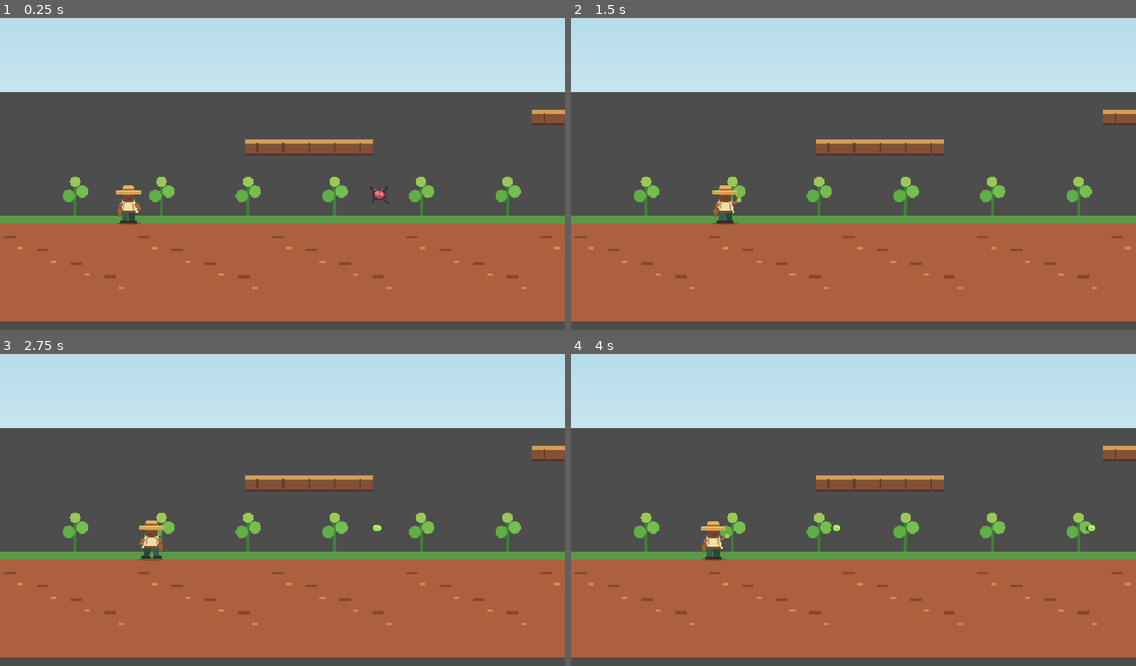
Above: before the commit, frames 1-4 (two rows, left to right).
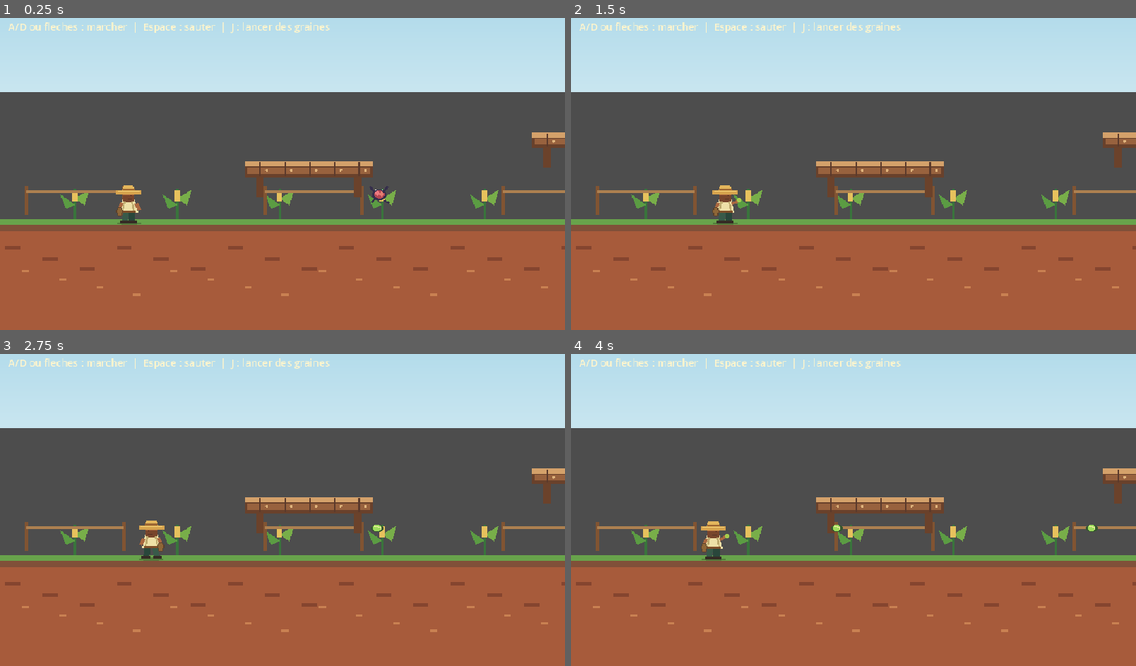
Above: after the commit, the same moments.

Repository: KlozoG-coder/0SW-JeuxVideo
Game: Godot game, scene res://scenes/Main.tscn
Same seed, same stepped clock (60 frames per second), same inputs: the game is played once before the commit and once after it.
Inputs:
- Up to frame 1 (0.25 s): no input
- Up to frame 2 (1.5 s): tap Enter at 0.5 s; hold J (attack) 0.53-1.28 s; hold D (right) from 0.53 s (still down); tap W (jump) at 0.77 s; tap J (attack) at 1.35 s
- Up to frame 3 (2.75 s): tap W (jump) at 1.52 s; release D (right) at 2.03 s; hold A (left) from 2.03 s (still down); hold J (attack) from 2.03 s (still down)
- Up to frame 4 (4 s): release A (left) at 2.78 s; release J (attack) at 2.78 s; hold D (right) from 2.78 s (still down); tap J (attack) at 2.85 s; tap W (jump) at 3.02, 3.77 s; hold J (attack) from 3.53 s (still down)

The runs differ from the first frame. In frame 1, 13% of the frame differs, in the area x 0-100%, y 1-100%; in frame 2, 13%; in frame 3, 13%; in frame 4, 13%.

Commit message:
Version 2 -Ajout des plateformes et amélioration décor

Diff:
--- a/Projet_Session/Le_Gardien_du_Champ/src/project.godot
+++ b/Projet_Session/Le_Gardien_du_Champ/src/project.godot
@@ -14,7 +14,7 @@
 
 [application]
 
-config/name="Le Gardien du Champ - Village V1"
+config/name="Le Gardien du Champ - Village V2"
 run/main_scene="res://scenes/Main.tscn"
 config/features=PackedStringArray("4.7", "GL Compatibility")
 
--- a/Projet_Session/Le_Gardien_du_Champ/src/scenes/Main.tscn
+++ b/Projet_Session/Le_Gardien_du_Champ/src/scenes/Main.tscn
@@ -10,6 +10,7 @@
 [ext_resource type="Texture2D" path="res://assets/foreground.png" id="8"]
 
 [ext_resource type="Script" path="res://scripts/platform.gd" id="9"]
+[ext_resource type="Texture2D" path="res://assets/village.png" id="10"]
 
 [sub_resource type="RectangleShape2D" id="1"]
 size = Vector2(2400, 50)
@@ -61,13 +62,24 @@
 position = Vector2(0, -180)
 
 [node name="ParallaxForeground" type="Parallax2D" parent="."]
-z_index = 2
+z_index = -1
 scroll_scale = Vector2(1.2, 0)
 repeat_size = Vector2(640, 0)
 
 [node name="Sprite2D" type="Sprite2D" parent="ParallaxForeground"]
 texture_filter = 1
 texture = ExtResource("8")
+centered = false
+position = Vector2(0, -180)
+
+[node name="ParallaxVillage" type="Parallax2D" parent="."]
+z_index = -2
+scroll_scale = Vector2(0.7, 0)
+repeat_size = Vector2(640, 0)
+
+[node name="Sprite2D" type="Sprite2D" parent="ParallaxVillage"]
+texture_filter = 1
+texture = ExtResource("10")
 centered = false
 position = Vector2(0, -180)
 
@@ -103,7 +115,7 @@
 [node name="Platforms" type="Node2D" parent="."]
 
 [node name="Platform1" type="StaticBody2D" parent="Platforms"]
-position = Vector2(350, 102)
+position = Vector2(350, 128)
 collision_layer = 2
 collision_mask = 0
 script = ExtResource("9")
@@ -112,7 +124,7 @@
 shape = SubResource("platform_shape")
 
 [node name="Platform2" type="StaticBody2D" parent="Platforms"]
-position = Vector2(675, 68)
+position = Vector2(675, 95)
 collision_layer = 2
 collision_mask = 0
 script = ExtResource("9")
@@ -121,7 +133,7 @@
 shape = SubResource("platform_shape")
 
 [node name="Platform3" type="StaticBody2D" parent="Platforms"]
-position = Vector2(1020, 105)
+position = Vector2(1020, 125)
 collision_layer = 2
 collision_mask = 0
 script = ExtResource("9")
@@ -130,7 +142,7 @@
 shape = SubResource("platform_shape")
 
 [node name="Platform4" type="StaticBody2D" parent="Platforms"]
-position = Vector2(1420, 83)
+position = Vector2(1420, 104)
 collision_layer = 2
 collision_mask = 0
 script = ExtResource("9")
@@ -139,10 +151,21 @@
 shape = SubResource("platform_shape")
 
 [node name="Platform5" type="StaticBody2D" parent="Platforms"]
-position = Vector2(1850, 98)
+position = Vector2(1850, 123)
 collision_layer = 2
 collision_mask = 0
 script = ExtResource("9")
 
 [node name="CollisionShape2D" type="CollisionShape2D" parent="Platforms/Platform5"]
 shape = SubResource("platform_shape")
+
+[node name="Help" type="CanvasLayer" parent="."]
+
+[node name="Controls" type="Label" parent="Help"]
+offset_left = 14.0
+offset_top = 12.0
+offset_right = 690.0
+offset_bottom = 45.0
+theme_override_colors/font_color = Color(1, 0.96, 0.8, 1)
+theme_override_font_sizes/font_size = 17
+text = "A/D ou fleches : marcher  |  Espace : sauter  |  J : lancer des graines"
--- a/Projet_Session/Le_Gardien_du_Champ/src/scripts/field.gd
+++ b/Projet_Session/Le_Gardien_du_Champ/src/scripts/field.gd
@@ -1,16 +1,24 @@
 extends Node2D
 
-# Terrain du village : terre rouge, herbe, pierres et cultures.
+# Decor du champ : terre rouge, herbe, sillons et plants de mais.
+const FIELD_LENGTH: int = 2400
+
 func _draw() -> void:
-    var soil := Color("#ad603e")
-    draw_rect(Rect2(0, 180, 2400, 120), soil)
-    draw_rect(Rect2(0, 180, 2400, 9), Color("#5b9949"))
-    for x in range(0, 2400, 38):
-        var y: float = 203.0 + float((x / 38) % 4) * 15.0
-        draw_rect(Rect2(x + 4, y, 13, 3), Color("#87452f"))
-        draw_rect(Rect2(x + 20, y + 13, 6, 3), Color("#d98955"))
-    for x in range(85, 2380, 98):
-        draw_line(Vector2(x, 180), Vector2(x, 147), Color("#3f803b"), 3.0)
-        draw_circle(Vector2(x - 7, 158), 7.0, Color("#5fae47"))
-        draw_circle(Vector2(x + 8, 153), 7.0, Color("#75bd4e"))
-        draw_circle(Vector2(x, 142), 6.0, Color("#9ac858"))
+    draw_rect(Rect2(0, 184, FIELD_LENGTH, 160), Color("#a75b3b"))
+    draw_rect(Rect2(0, 184, FIELD_LENGTH, 8), Color("#68a34b"))
+    draw_rect(Rect2(0, 191, FIELD_LENGTH, 7), Color("#805039"))
+    for x in range(0, FIELD_LENGTH, 42):
+        draw_rect(Rect2(x + 6, 215 + (x / 42 % 3) * 12, 17, 4), Color("#85452f"))
+        draw_rect(Rect2(x + 25, 242 + (x / 42 % 4) * 9, 8, 3), Color("#c98152"))
+    for x in range(85, FIELD_LENGTH - 40, 116):
+        _draw_crop(Vector2(x, 184))
+    for x in range(30, FIELD_LENGTH, 270):
+        draw_line(Vector2(x, 179), Vector2(x, 147), Color("#815432"), 4.0)
+        draw_line(Vector2(x + 110, 179), Vector2(x + 110, 147), Color("#815432"), 4.0)
+        draw_line(Vector2(x, 153), Vector2(x + 110, 153), Color("#ad8050"), 3.0)
+
+func _draw_crop(p: Vector2) -> void:
+    draw_line(p, p + Vector2(0, -34), Color("#39743c"), 3.0)
+    draw_colored_polygon(PackedVector2Array([p + Vector2(0, -16), p + Vector2(-17, -28), p + Vector2(-10, -11)]), Color("#5b9c43"))
+    draw_colored_polygon(PackedVector2Array([p + Vector2(0, -23), p + Vector2(16, -33), p + Vector2(11, -15)]), Color("#78ae49"))
+    draw_rect(Rect2(p + Vector2(-3, -32), Vector2(6, 12)), Color("#e7c15d"))
--- a/Projet_Session/Le_Gardien_du_Champ/src/scripts/platform.gd
+++ b/Projet_Session/Le_Gardien_du_Champ/src/scripts/platform.gd
@@ -4,8 +4,12 @@
 
 func _draw() -> void:
     var half_width: float = platform_width / 2.0
-    draw_rect(Rect2(-half_width, -8, platform_width, 17), Color("#825137"))
-    draw_rect(Rect2(-half_width, -8, platform_width, 5), Color("#d49b5a"))
-    for x in range(int(-half_width) + 14, int(half_width), 29):
-        draw_line(Vector2(x, -4), Vector2(x, 7), Color("#5f3d2d"), 2.0)
-    draw_line(Vector2(-half_width, 9), Vector2(half_width, 9), Color("#513529"), 2.0)
+    # Poutres, planches et contour visibles sur le fond du village.
+    draw_rect(Rect2(-half_width + 13, 7, 8, 24), Color("#6b422b"))
+    draw_rect(Rect2(half_width - 21, 7, 8, 24), Color("#6b422b"))
+    draw_rect(Rect2(-half_width, -9, platform_width, 18), Color("#69412b"))
+    draw_rect(Rect2(-half_width, -9, platform_width, 6), Color("#d4a16a"))
+    draw_rect(Rect2(-half_width + 3, -2, platform_width - 6, 7), Color("#98623e"))
+    for x in range(int(-half_width) + 17, int(half_width), 28):
+        draw_line(Vector2(x, -8), Vector2(x, 7), Color("#5b3a2c"), 2.0)
+        draw_circle(Vector2(x + 7, 1), 1.5, Color("#e0b47c"))
--- a/Projet_Session/Le_Gardien_du_Champ/src/scripts/player.gd
+++ b/Projet_Session/Le_Gardien_du_Champ/src/scripts/player.gd
@@ -2,7 +2,7 @@
 extends CharacterBody2D
 
 const SPEED: float = 220.0
-const JUMP_FORCE: float = -400.0
+const JUMP_FORCE: float = -520.0
 const GRAVITY: float = 1050.0
 const MAX_FALL_SPEED: float = 750.0
 const PROJECTILE_SCENE: PackedScene = preload("res://scenes/Projectile.tscn")
Not shown, changed: Projet_Session/Le_Gardien_du_Champ/src/assets/clouds.png.import
Not shown, changed: Projet_Session/Le_Gardien_du_Champ/src/assets/farmer.png.import
Not shown, changed: Projet_Session/Le_Gardien_du_Champ/src/assets/foreground.png.import
Not shown, changed: Projet_Session/Le_Gardien_du_Champ/src/assets/forest.png.import
Not shown, changed: Projet_Session/Le_Gardien_du_Champ/src/assets/insect.png.import
Not shown, changed: Projet_Session/Le_Gardien_du_Champ/src/assets/mountains.png.import
Not shown, changed: Projet_Session/Le_Gardien_du_Champ/src/assets/seed.png.import
Not shown, changed: Projet_Session/Le_Gardien_du_Champ/src/assets/sky.png.import
Binary file added: Projet_Session/Le_Gardien_du_Champ/src/assets/village.png
Not shown, added: Projet_Session/Le_Gardien_du_Champ/src/assets/village.png.import
Not shown: 1 places in Projet_Session/Le_Gardien_du_Champ/src/scenes/Main.tscn that only renumber resources
Not shown, changed: Projet_Session/Le_Gardien_du_Champ/src/scripts/field.gd.uid
(and 12 more such lines)
